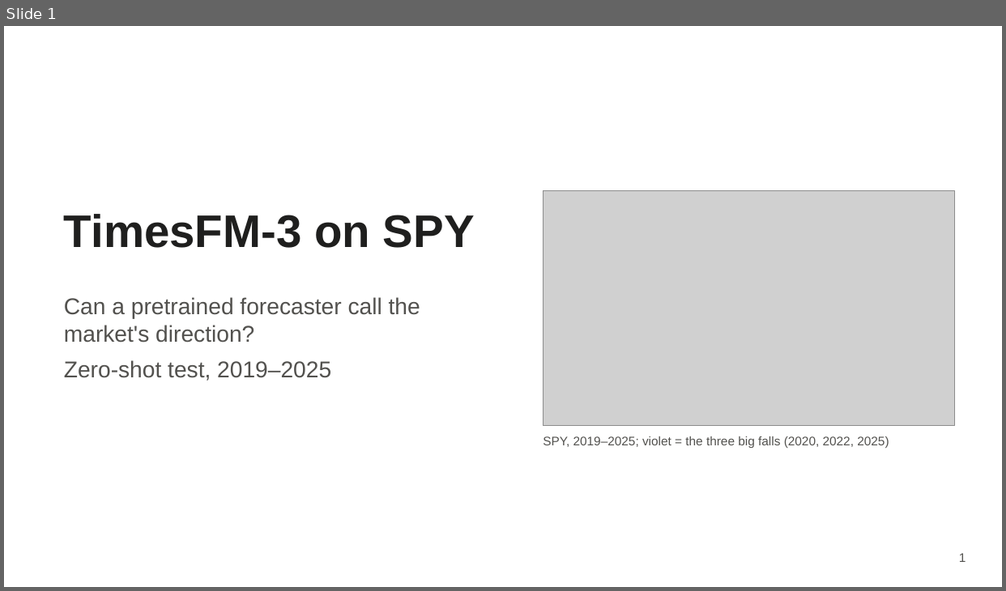
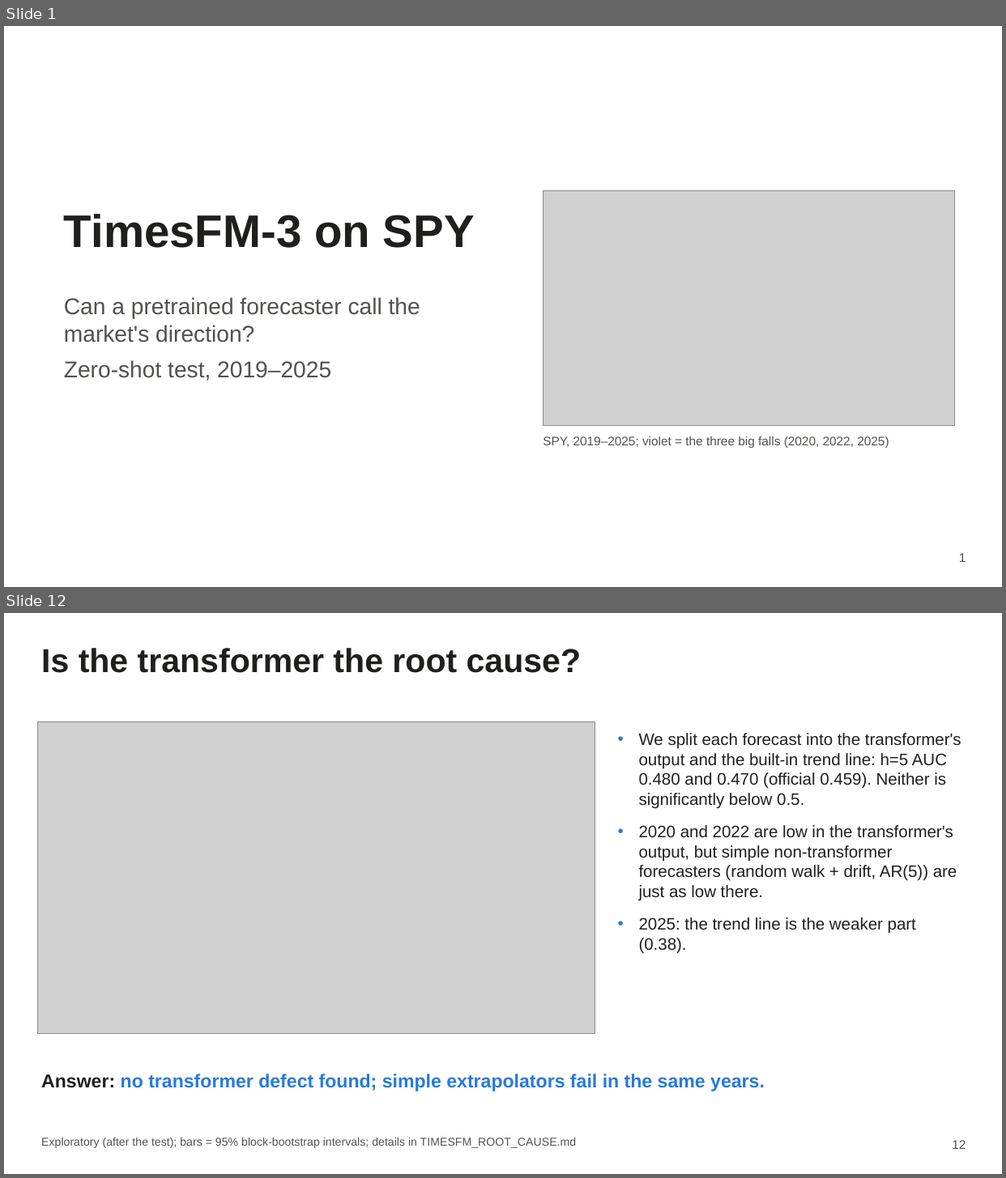
Before and after one commit to AmauryJayr/Predicting-SP500, a slide deck: timesfm3_experiment/slides/timesfm3_slides.pptx. Shown one above the other, each under a label of ours: slide 1 before the commit, slides 1 and 12 after it; the slides between them are not shown. The pictures are 1006x591 and 1006x1178 pixels, drawn with LibreOffice and Linux fonts; fonts in the diff are those of the drawing; grey boxes stand for pictures. Boxes give left, top, right and bottom in pixels: in the first picture for what was removed or moved away, otherwise in the second. Text is boxed around its words. In the diff, an @@ line names an element or a change of style, - is before the commit and + after.

```diff
--- a/timesfm3_experiment/slides/timesfm3_slides.pptx
+++ b/timesfm3_experiment/slides/timesfm3_slides.pptx
@@ slide 12 added at [4, 613, 1002, 1174], background #FFFFFF @@
@@ text added at [41, 648, 581, 673], 32 pt, text #1F1F1E, bold @@
+Is the transformer the root cause?
@@ picture added at [38, 722, 595, 1033] @@
@@ text added at [639, 733, 961, 954], 16 pt, text #1F1F1E @@
+• We split each forecast into the transformer's output and the built-in trend line: h=5 AUC 0.480 and 0.470 (official 0.459). Neither is significantly below 0.5.
+• 2020 and 2022 are low in the transformer's output, but simple non-transformer forecasters (random walk + drift, AR(5)) are just as low there.
+• 2025: the trend line is the weaker part (0.38).
@@ text added at [41, 1074, 765, 1092], 18 pt, text #2A78D6, bold @@
+Answer: no transformer defect found; simple extrapolators fail in the same years.
@@ text added at [41, 1138, 577, 1148], 11 pt, text #52514E @@
+Exploratory (after the test); bars = 95% block-bootstrap intervals; details in TIMESFM_ROOT_CAUSE.md
@@ text added at [952, 1140, 965, 1149], 12 pt, text #52514E @@
+12
```
Also in this commit, not shown: 10 slides changed, 2 other slides added, 6 other files.
